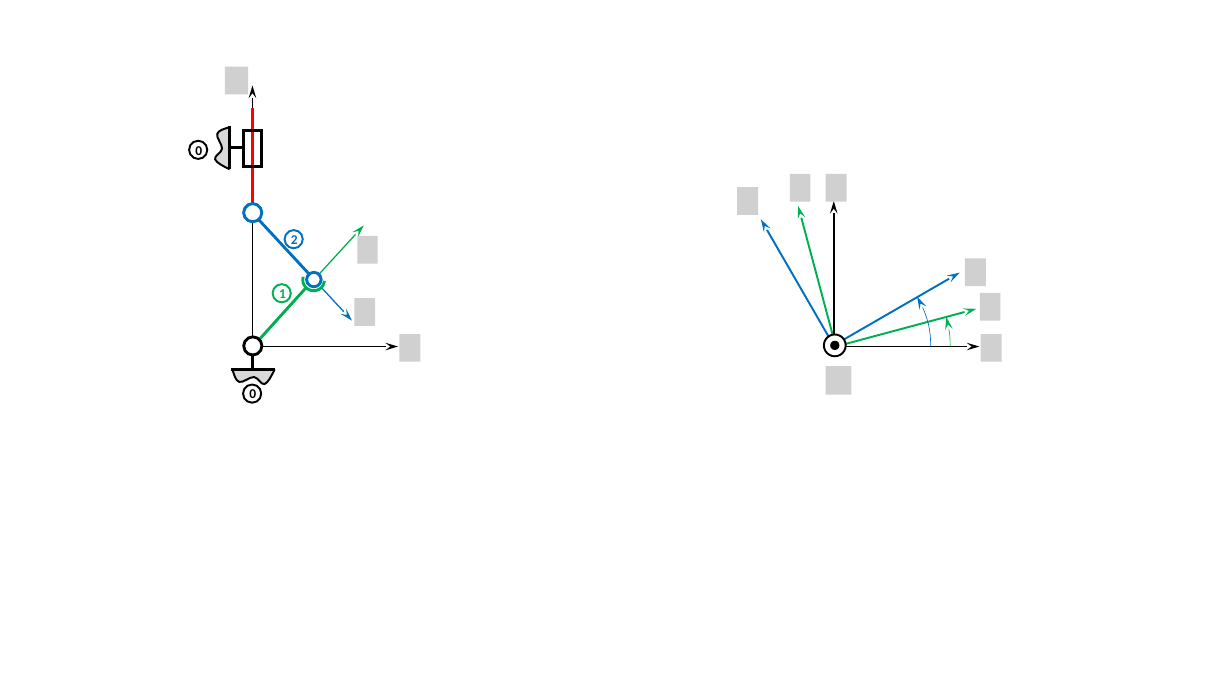
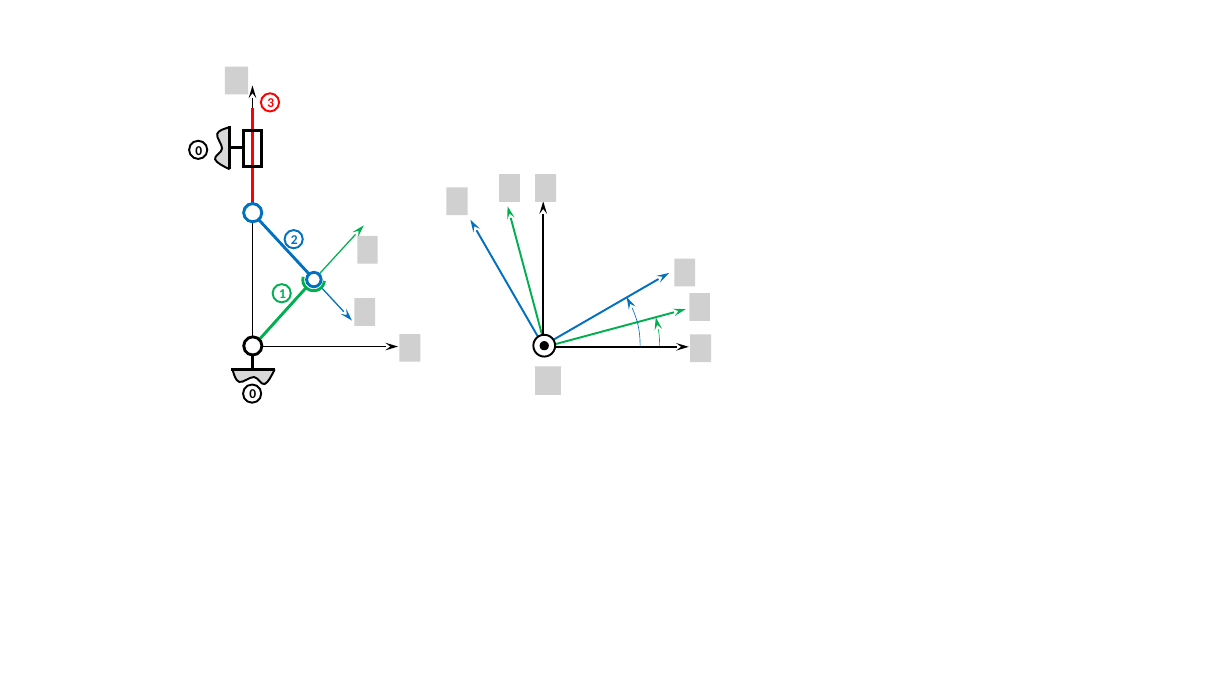
Before and after one commit to xpessoles/ExercicesCompetences, a slide deck: slide 13 of MecanismesDeBase/Figures.pptx. Drawn at 1232x693 pixels with LibreOffice and Linux fonts; fonts in the diff are those of the drawing; grey boxes stand for pictures; background and template pictures are left out. Boxes give left, top, right and bottom in pixels: in the first picture for what was removed or moved away, otherwise in the second. Text is boxed around its words. In the diff, an @@ line names an element or a change of style, - is before the commit and + after.

```diff
--- a/MecanismesDeBase/Figures.pptx
+++ b/MecanismesDeBase/Figures.pptx
@@ ellipse added at (261,93,279,112), outline #FF0000 1.5 pt, 10.5 pt, text #FF0000, bold @@
+3
@@ picture removed at (790,174,811,201) @@
@@ picture removed at (826,174,848,201) @@
@@ group added at (446,175,712,396): 7 pictures @@
@@ picture removed at (738,188,759,215) @@
@@ 6 arrows, 2 arc (boxed as its full ellipse)s, 2 ellipses: place and size @@
-6 arrows, 2 arc (boxed as its full ellipse)s, 2 ellipses at (717,201,980,463)
+6 arrows, 2 arc (boxed as its full ellipse)s, 2 ellipses at (427,201,689,463)
@@ picture removed at (965,259,986,287) @@
@@ picture removed at (980,293,1000,321) @@
@@ picture removed at (981,335,1002,362) @@
@@ picture removed at (826,366,852,395) @@
```
Also in this commit, not shown: 14 other slides changed, 1 slide added, 37 other files.
